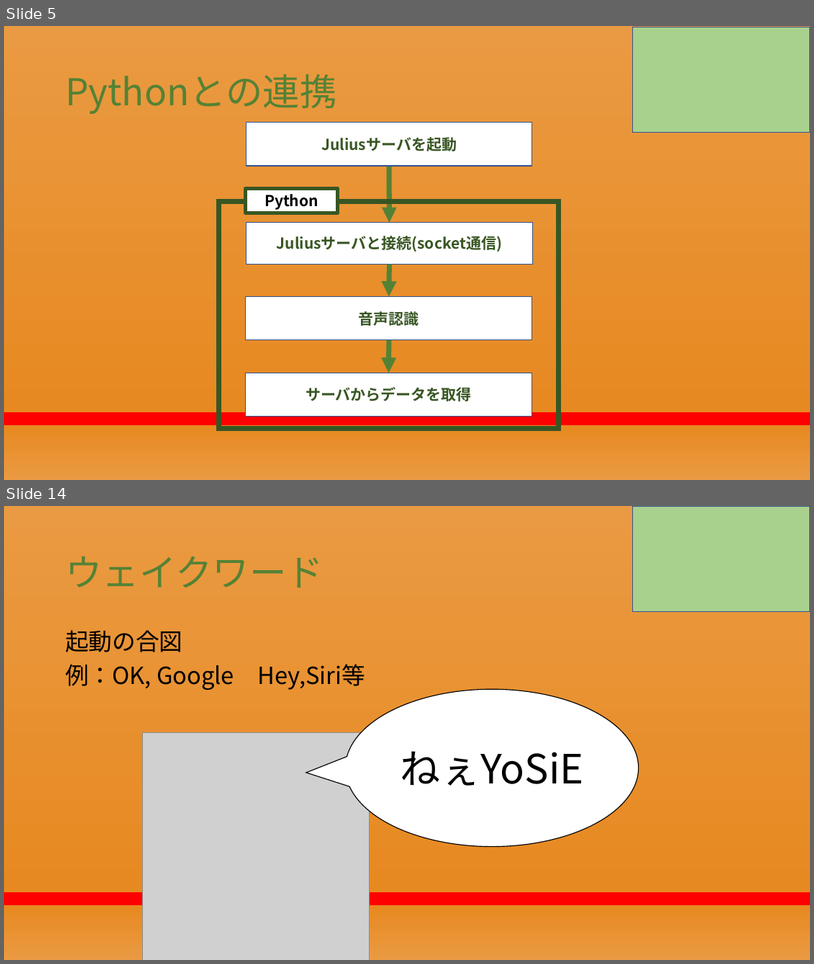
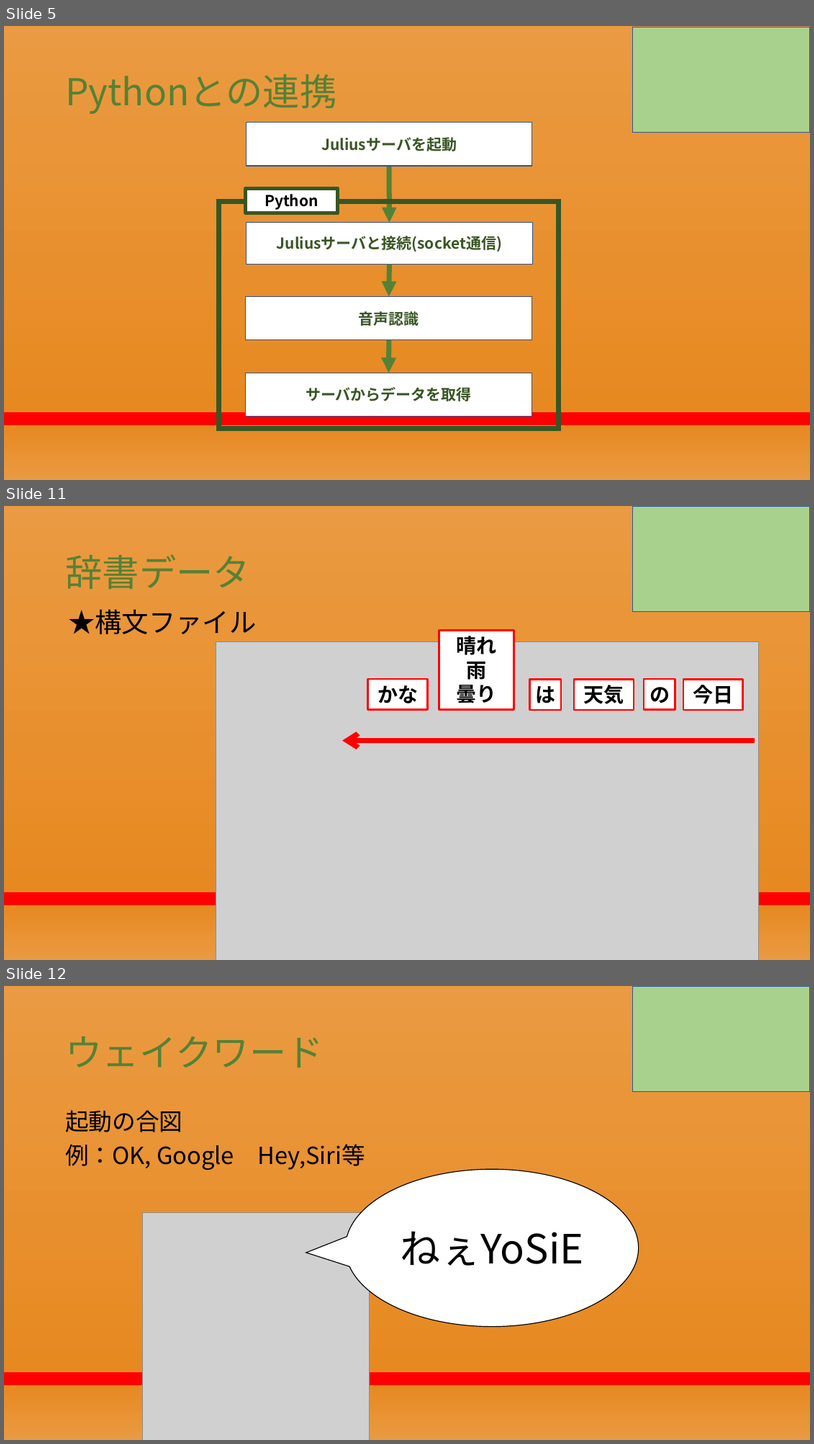
Before and after one commit to RikiishiSuzunosuke/AIspeaker_yosie, a slide deck: presentation/AIスピーカー開発_2.pptx. Shown one above the other, each under a label of ours: slides 5 and 14 before the commit, slides 5, 11 and 12 after it; the slides between them are not shown. The pictures are 814x964 and 814x1444 pixels, drawn with LibreOffice and Linux fonts; fonts in the diff are those of the drawing; grey boxes stand for pictures. Boxes give left, top, right and bottom in pixels: in the first picture for what was removed or moved away, otherwise in the second. Text is boxed around its words. In the diff, an @@ line names an element or a change of style, - is before the commit and + after.

```diff
--- a/presentation/AIスピーカー開発_2.pptx
+++ b/presentation/AIスピーカー開発_2.pptx
@@ slide 11 added at (4,506,810,960), background gradient #EA9A42 to #E78921 to #FF0000 @@
@@ rectangle added at (633,506,810,611), fill #A9D18E, outline #325491 1 pt @@
@@ title added at (65,554,250,589), 44 pt, text #548235 @@
+辞書データ
@@ text added at (68,609,256,634), 32 pt, text #000000 @@
+★構文ファイル
@@ rectangle added at (440,630,514,709), fill #FFFFFF, outline #FF0000 2.25 pt, 24 pt, text #000000, bold @@
+晴れ
+雨
+曇り
@@ picture added at (216,642,759,960) @@
@@ rectangle added at (368,679,428,709), fill #FFFFFF, outline #FF0000 2.25 pt, 24 pt, text #000000, bold @@
+かな
@@ rectangle added at (530,679,561,709), fill #FFFFFF, outline #FF0000 2.25 pt, 24 pt, text #000000, bold @@
+は
@@ rectangle added at (574,679,634,709), fill #FFFFFF, outline #FF0000 2.25 pt, 24 pt, text #000000, bold @@
+天気
@@ rectangle added at (645,679,676,709), fill #FFFFFF, outline #FF0000 2.25 pt, 24 pt, text #000000, bold @@
+の
@@ rectangle added at (684,679,744,709), fill #FFFFFF, outline #FF0000 2.25 pt, 24 pt, text #000000, bold @@
+今日
@@ arrow added from (756, 741) to (343, 741), #FF0000 6 pt @@
@@ what was slide 14 is now slide 12 @@
```
Also in this commit, not shown: 6 slides changed, 2 other slides added, 5 slides removed, 4 other files.
